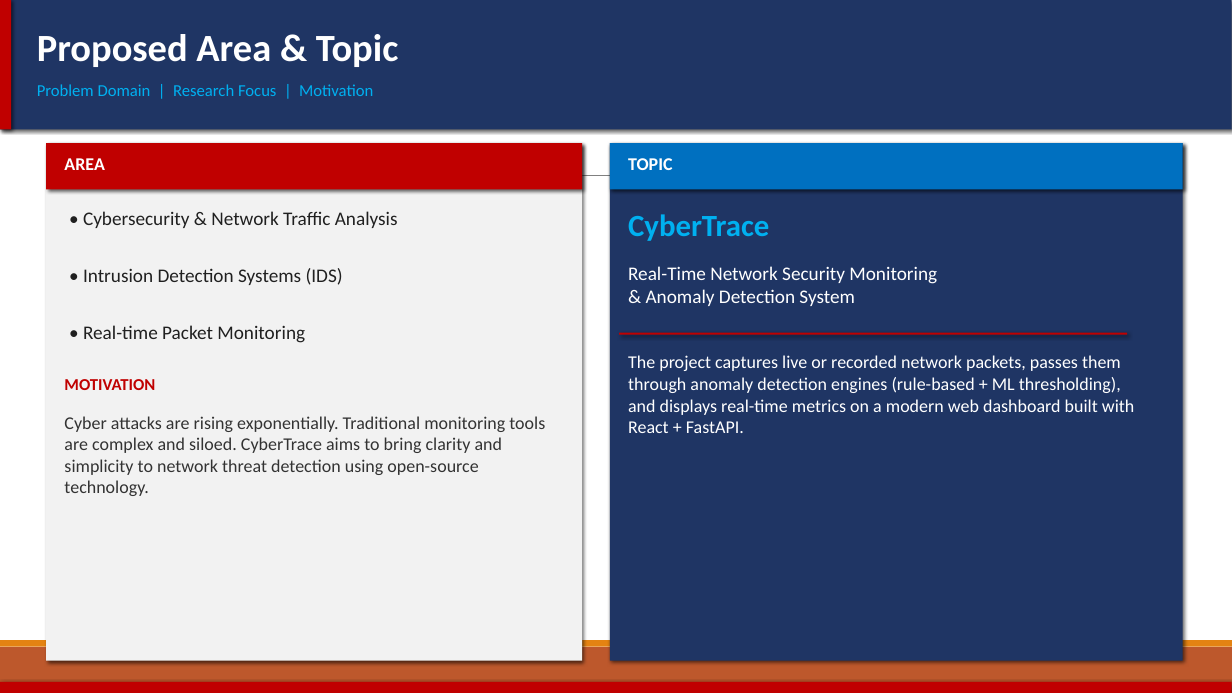
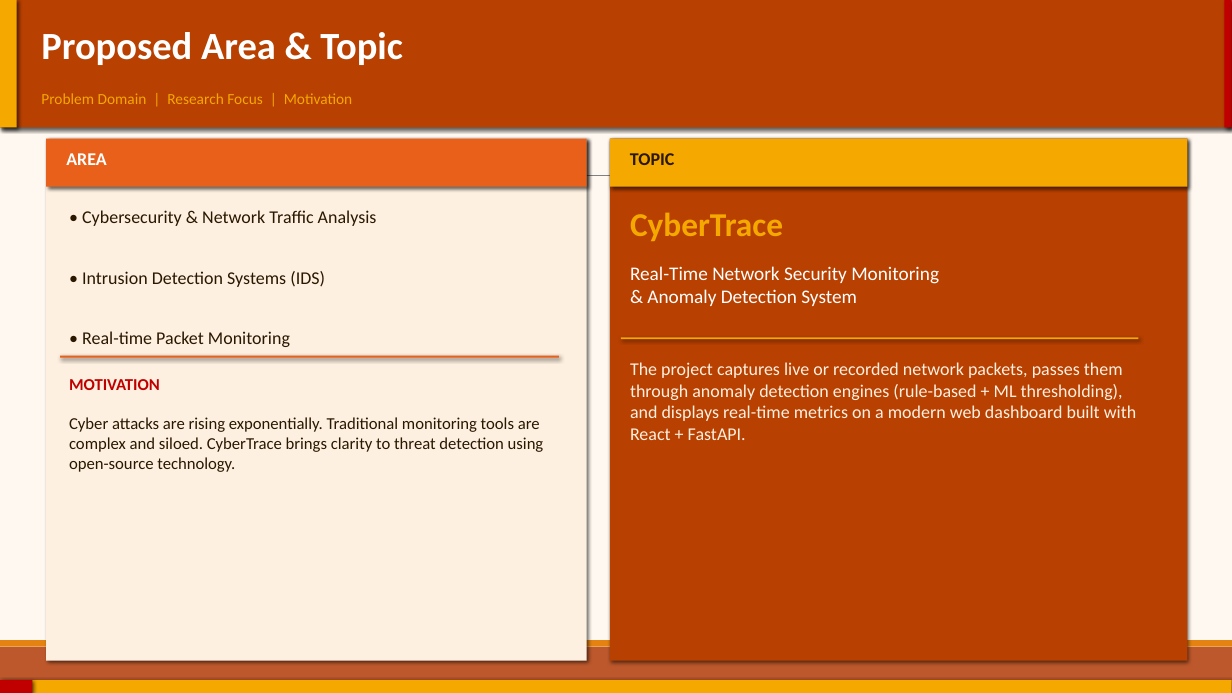
Before and after one commit to Priyanshi27G/CyberTrace, a slide deck: slide 3 of CyberTrace_Viva_Presentation.pptx. Drawn at 1232x693 pixels with LibreOffice and Linux fonts; fonts in the diff are those of the drawing. Boxes give left, top, right and bottom in pixels: in the first picture for what was removed or moved away, otherwise in the second. Text is boxed around its words. In the diff, an @@ line names an element or a change of style, - is before the commit and + after.

```diff
--- a/CyberTrace_Viva_Presentation.pptx
+++ b/CyberTrace_Viva_Presentation.pptx
@@ background #FFFFFF to #FFF8F0 @@
@@ rectangle at bbox=[0, 0, 1232, 128]: fill #1F3564 to #B84000 @@
@@ rectangle: place and size @@
-rectangle at bbox=[0, 0, 11, 129]
+rectangle at bbox=[0, 0, 17, 128]
@@ text "Proposed Area & Topic": place and size @@
-text "Proposed Area & Topic" at bbox=[37, 34, 399, 67]
+text "Proposed Area & Topic" at bbox=[41, 32, 403, 65]
@@ rectangle added at bbox=[1225, 0, 1232, 128], fill #C00000 @@
@@ text "Problem Domain | Research Focus ...": place and size @@
-text "Problem Domain | Research Focus ..." at bbox=[37, 84, 373, 96]
+text "Problem Domain | Research Focus ..." at bbox=[41, 93, 353, 104]
@@ text "Problem Domain | Research Focus ..." at bbox=[41, 93, 353, 104]: size 13 to 12 pt, text colour #00B0F0 to #F4A800 @@
@@ rectangle: place and size @@
-rectangle at bbox=[46, 143, 582, 661]
+rectangle at bbox=[46, 139, 587, 661]
@@ rectangle at bbox=[46, 139, 587, 661]: fill #F2F2F2 to #FDF0E0 @@
@@ rectangle: place and size @@
-rectangle at bbox=[46, 143, 582, 189]
+rectangle at bbox=[46, 139, 587, 187]
@@ rectangle at bbox=[46, 139, 587, 187]: fill #C00000 to #E8601A @@
@@ text "AREA": place and size @@
-text "AREA" at bbox=[64, 158, 104, 170]
+text "AREA" at bbox=[66, 153, 106, 165]
@@ rectangle at bbox=[610, 139, 1188, 661]: fill #1F3564 to #B84000 @@
@@ rectangle: place and size @@
-rectangle at bbox=[610, 143, 1183, 661]
+rectangle at bbox=[610, 139, 1188, 661]
@@ rectangle: place and size @@
-rectangle at bbox=[610, 143, 1183, 189]
+rectangle at bbox=[610, 139, 1188, 187]
@@ rectangle at bbox=[610, 139, 1188, 187]: fill #0070C0 to #F4A800 @@
@@ text "TOPIC" at bbox=[630, 153, 674, 165]: text colour #FFFFFF to #2A1800 @@
@@ text "CyberTrace" at bbox=[630, 212, 783, 241]: size 24 to 26 pt, text colour #00B0F0 to #F4A800 @@
@@ size 15 to 14 pt, text colour #202020 to #2A1800 in 3 elements at bbox=[82, 271, 325, 287], bbox=[82, 210, 377, 226], bbox=[82, 331, 290, 347] @@
@@ rectangle added at bbox=[60, 356, 559, 358], fill #E8601A @@
@@ text "The project captures live or ..." at bbox=[630, 362, 1136, 440]: text colour #FFFFFF to #FDF0E0 @@
@@ fill #C00000 to #F4A800 in 3 elements at bbox=[0, 0, 17, 128], bbox=[0, 680, 1232, 693], bbox=[621, 337, 1139, 339] @@
@@ rectangle: place and size @@
-rectangle at bbox=[619, 333, 1128, 335]
+rectangle at bbox=[621, 337, 1139, 339]
@@ text "MOTIVATION": place and size @@
-text "MOTIVATION" at bbox=[64, 379, 155, 390]
+text "MOTIVATION" at bbox=[69, 379, 160, 390]
@@ text at bbox=[69, 417, 544, 472]: text changed; size 14 to 13 pt; text colour #333333 to #2A1800 @@
-Cyber attacks are rising exponentially. Traditional monitoring tools are complex and siloed. CyberTrace aims to bring clarity and simplicity to network threat detection using open-source technology.
+Cyber attacks are rising exponentially. Traditional monitoring tools are complex and siloed. CyberTrace brings clarity to threat detection using open-source technology.
@@ rectangle added at bbox=[0, 680, 32, 693], fill #C00000 @@
```
Also in this commit, not shown: 8 other slides changed, 1 other file.
